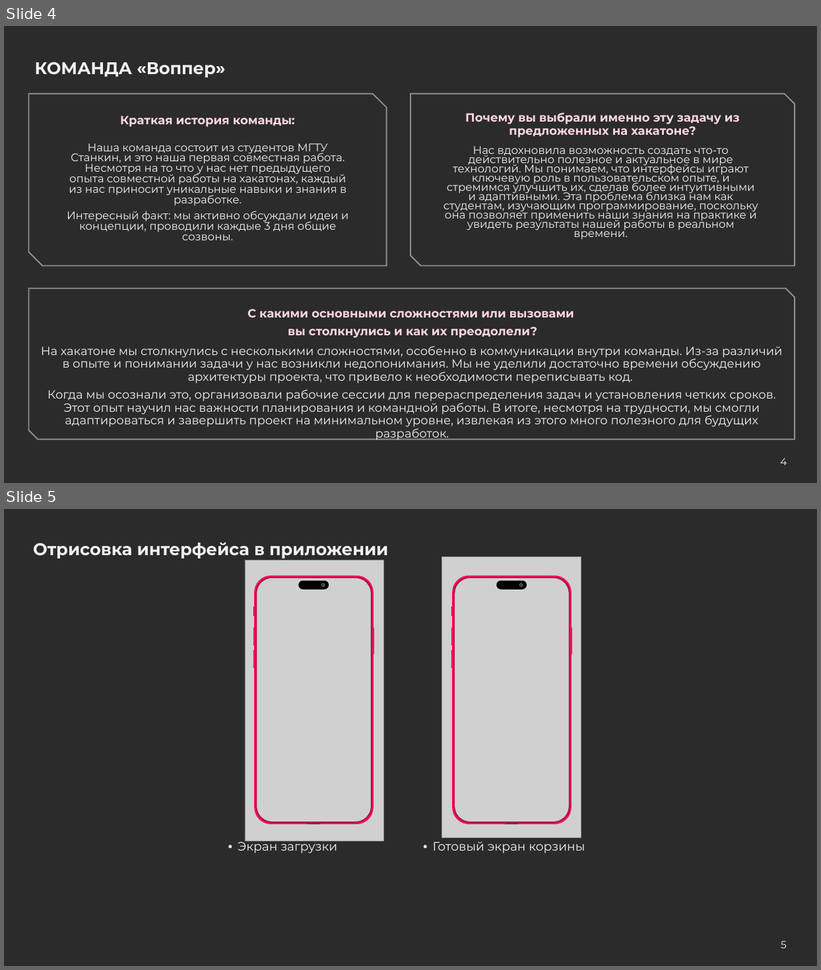
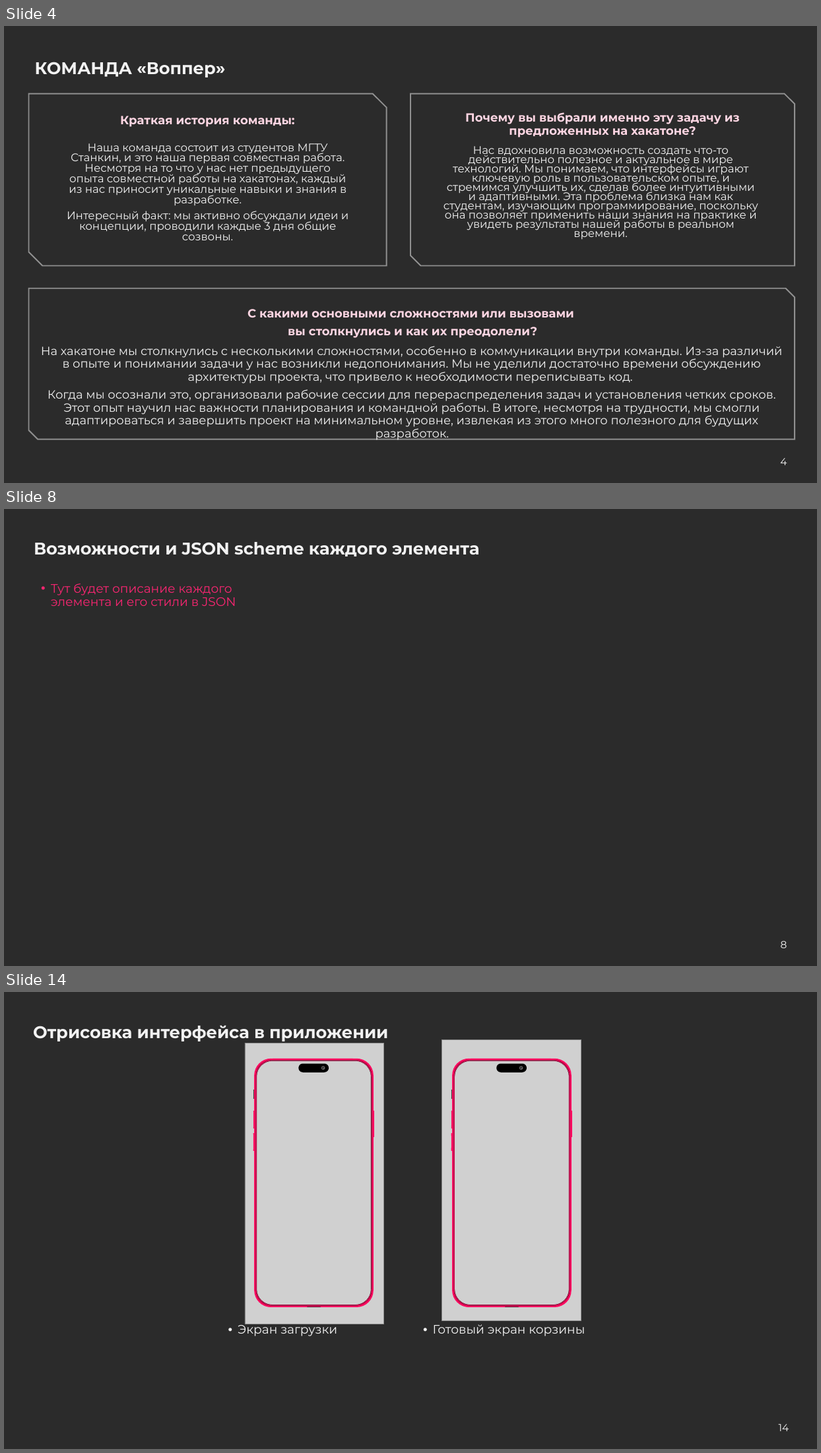
Before and after one commit to DaniilaRyadinsky/avito_bdui, a slide deck: Команда Воппер хакатон.pptx. Shown one above the other, each under a label of ours: slides 4 and 5 before the commit, slides 4, 8 and 14 after it; the slides between them are not shown. The pictures are 821x970 and 821x1453 pixels, drawn with LibreOffice and Linux fonts; fonts in the diff are those of the drawing; grey boxes stand for pictures; background and template pictures are left out; a plain dark background stands for a picture behind light text. Boxes give left, top, right and bottom in pixels: in the first picture for what was removed or moved away, otherwise in the second. Text is boxed around its words. In the diff, an @@ line names an element or a change of style, - is before the commit and + after.

```diff
--- a/Команда Воппер хакатон.pptx
+++ b/Команда Воппер хакатон.pptx
@@ slide 8 added at <box>4,509,817,966</box>, background picture (left out) @@
@@ text added at <box>34,542,480,557</box>, 20 pt, text #F2F2F2, bold @@
+Возможности и JSON scheme каждого элемента
@@ text added at <box>51,584,236,606</box>, 14.5 pt, text #F92571 @@
+• Тут будет описание каждого элемента и его стили в JSON
@@ page number added at <box>781,941,787,949</box>, 12 pt, text #F2F2F2 @@
+8
@@ what was slide 5 is now slide 14 @@
@@ page number at <box>779,1424,789,1432</box>: text changed @@
-5
+14
```
Also in this commit, not shown: 8 other slides added.
